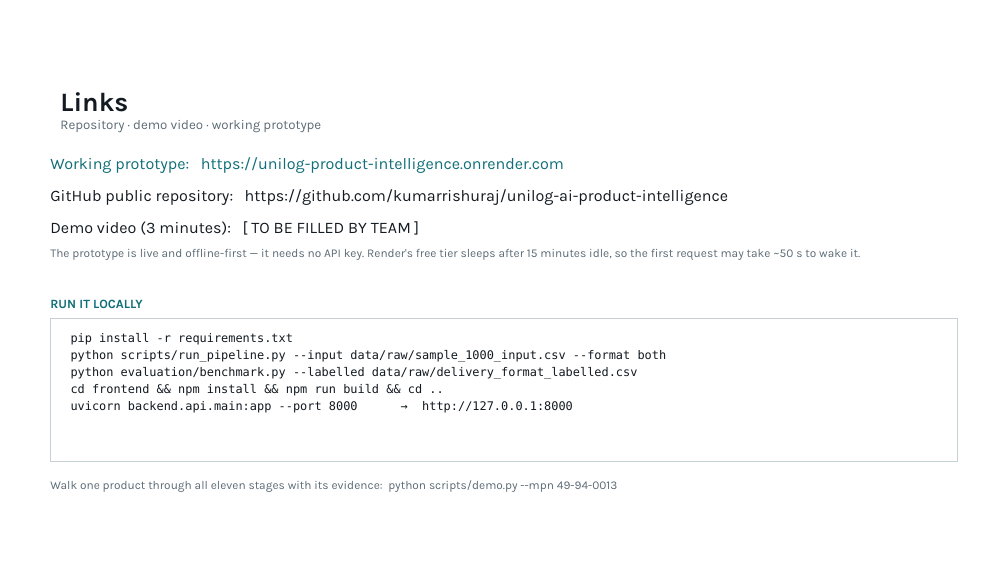
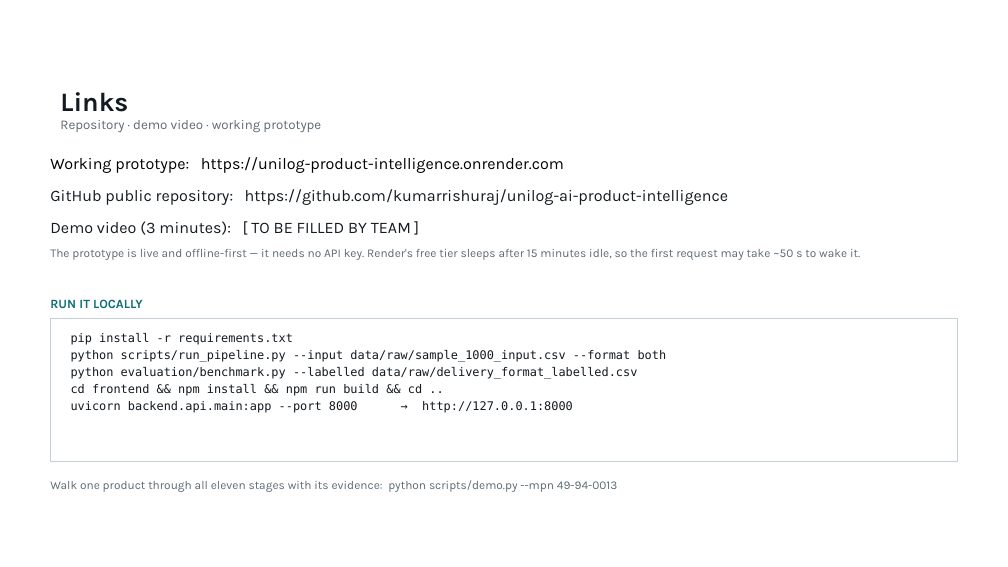
Before and after one commit to kumarrishuraj/unilog-ai-product-intelligence, a slide deck: slide 18 of UniHack_Unilog_Product_Intelligence.pptx. Drawn at 1008x567 pixels with LibreOffice and Linux fonts; fonts in the diff are those of the drawing; background and template pictures are left out. Boxes give left, top, right and bottom in pixels: in the first picture for what was removed or moved away, otherwise in the second. Text is boxed around its words. In the diff, an @@ line names an element or a change of style, - is before the commit and + after.

```diff
--- a/UniHack_Unilog_Product_Intelligence.pptx
+++ b/UniHack_Unilog_Product_Intelligence.pptx
@@ text at (50, 157, 564, 173): text colour #0F6E77 to #000000 in "Working prototype: https://unilog-product-intelligence.onren ..." @@
```
Also in this commit, not shown: 1 other file.
